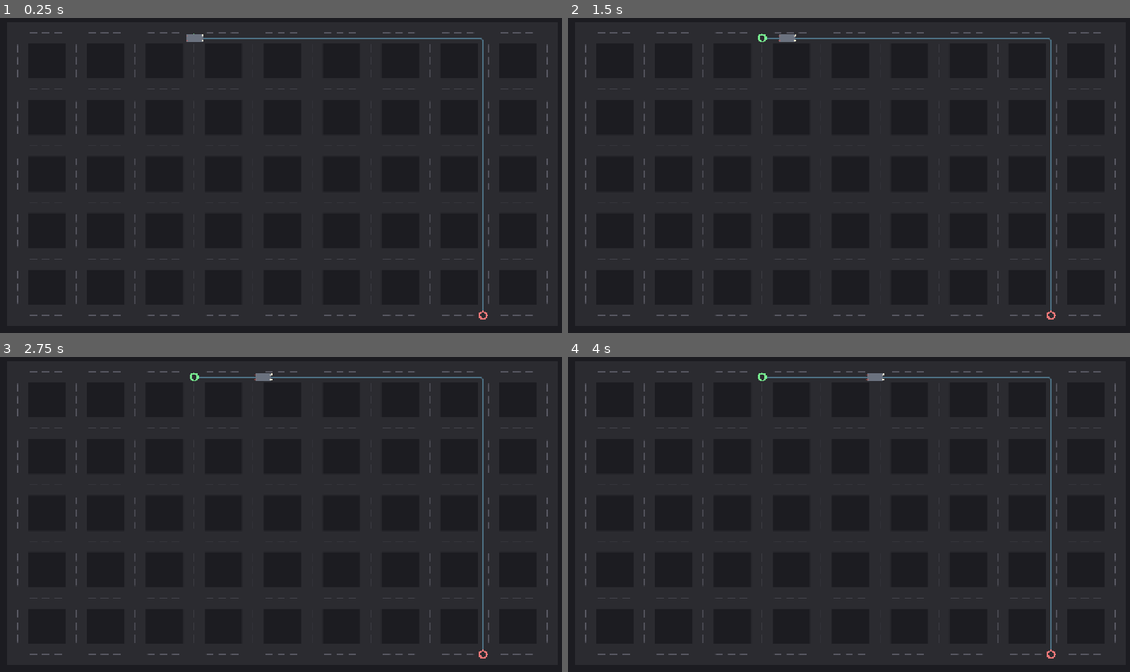
Above: before the commit, frames 1-4 (two rows, left to right).
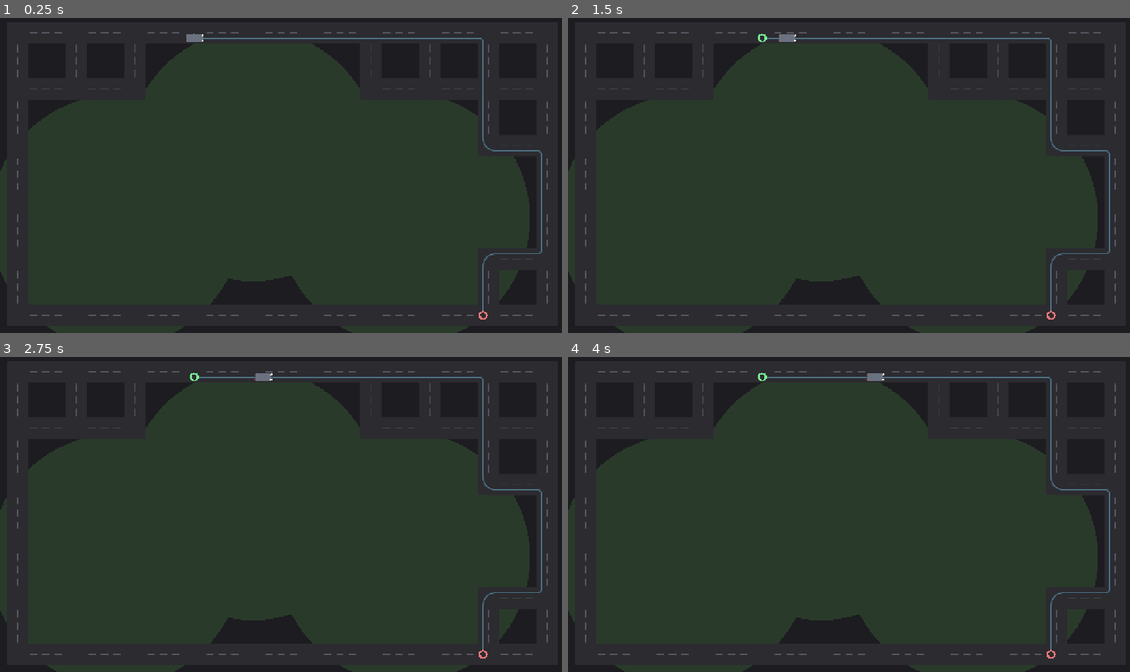
Above: after the commit, the same moments.

Repository: kristofsw/city-traffic-sim
Game: Godot game, scene res://scenes/main.tscn
Same seed, same stepped clock (60 frames per second), same inputs: the game is played once before the commit and once after it.
Inputs (mouse positions are in pixels of both pictures, inside the frame that each line leads up to):
- Up to frame 1 (0.25 s): no input
- Up to frame 2 (1.5 s): tap Enter at 0.5 s; move the mouse to (972, 159) at 0.52 s; hold Shift 0.53-1.25 s; click (972, 159) at 0.67 s; tap Space at 1.25 s; drag from (736, 191) to (820, 238) at 1.27 s
- Up to frame 3 (2.75 s): tap Enter at 2 s; move the mouse to (337, 442) at 2.02 s; tap Ctrl at 2.1 s; click (337, 442) at 2.17 s
- Up to frame 4 (4 s): tap Space at 2.75 s; drag from (820, 577) to (680, 464) at 2.77 s; tap Enter at 3.5 s; move the mouse to (1017, 561) at 3.52 s; tap Alt at 3.6 s; click (1017, 561) at 3.67 s

The runs differ from the first frame. In frame 1, 27% of the frame differs, in the area x 0-97%, y 8-100%; in frame 2, 27%; in frame 3, 27%; in frame 4, 27%.

Commit message:
feat: obstacle holes carve the grid interior for multi-turn paths
The uniform 4-neighbourhood grid made A* trivial: every path was a
one-turn L-shape because that's geometrically shortest on a grid. No
amount of tuning could fix this — the topology itself had no variety.

GridGenerator now carves obstacle_count (default 3) hole clusters of
obstacle_radius (default 2) hops out of the interior after building the
grid. Each hole is a BFS ball around a random interior seed; boundary
nodes are protected (never removed) so the perimeter ring stays intact.
Edges to removed nodes are cleaned from both directions. A connectivity
prune BFSs from the boundary and removes any node not reachable,
guaranteeing the remaining graph is fully connected — A* always finds a
path. Holes force A* to detour, producing genuine multi-turn routes.

GridGenerator exposes hole_centers (world positions) and hole_radius_px
so RoadGrid can draw a subtle green park fill (#2a3a2a) under the roads
at each hole.

Existing tests that assert exact node/edge counts on a full grid set
obstacle_count = 0 on their generators (they test trajectory/road-graph
logic, not hole-carving). Four new hole tests verify: nodes removed,
boundary preserved, graph stays connected, no dangling edges.

Runtime: default grid goes from 60 to 36 nodes; paths now route around
holes (7 hops along the boundary vs the old 5-hop L-shape). 92/92 pass.

Diff:
--- a/scripts/grid_generator.gd
+++ b/scripts/grid_generator.gd
@@ -19,12 +19,26 @@
 ## Fraction of block size to vary each step by (0..1). 0 = uniform grid,
 ## 0.25 = each step is 75%-125% of the base. Renormalized to fill the area.
 @export var block_jitter: float = 0.0
+## Number of obstacle hole clusters to carve out of the grid interior. 0 =
+## no holes. Holes force A* to detour, producing multi-turn paths instead
+## of trivial one-turn L-shapes.
+@export var obstacle_count: int = 3
+## Radius of each hole cluster in graph hops (adjacency steps). Radius 2
+## removes ~13 nodes in a diamond. Seeds are always interior (boundary is
+## preserved) and a connectivity prune removes any unreachable pockets.
+@export var obstacle_radius: int = 2
 
 var cols: int = 0
 var rows: int = 0
 var block_w: float = 0.0
 var block_h: float = 0.0
 var rng := RandomNumberGenerator.new()
+# World-space centers of carved hole clusters, for RoadGrid to draw as
+# park fills. Each entry is the average world position of the removed
+# nodes in that cluster.
+var hole_centers: Array[Vector2] = []
+# Approximate radius (px) of carved holes, for RoadGrid fill sizing.
+var hole_radius_px: float = 0.0
 # Cumulative x/y offsets from the margin origin (index 0 = 0.0). When
 # block_jitter == 0 these are computed uniformly (identical to the old
 # formula); when jitter > 0 each step varies and the array is renormalized
@@ -57,10 +71,133 @@
 				_connect(key, Vector2i(c + 1, r))
 			if r + 1 < rows:
 				_connect(key, Vector2i(c, r + 1))
+	# Carve obstacle holes out of the interior (boundary preserved). Each
+	# hole removes a cluster of nodes within obstacle_radius hops of a
+	# random interior seed, then a connectivity prune removes any pockets
+	# isolated by the carving. This forces A* to detour, producing multi-
+	# turn paths instead of trivial one-turn L-shapes.
+	_carve_holes()
 
 
 func world_pos(c: int, r: int) -> Vector2:
 	return Vector2(margin_px + _col_x[c], margin_px + _row_y[r])
+
+
+## Carve obstacle_count hole clusters out of the interior. Each hole is a
+## BFS ball of obstacle_radius hops around a random interior seed. Edges
+## to removed nodes are cleaned from both directions. After carving, a
+## connectivity prune BFSs from the boundary and removes any node not
+## reachable, guaranteeing the remaining graph is fully connected.
+func _carve_holes() -> void:
+	hole_centers = []
+	hole_radius_px = 0.0
+	if obstacle_count <= 0 or obstacle_radius <= 0:
+		return
+	if cols < 3 or rows < 3:
+		return  # too small to carve safely
+	var boundary := boundary_nodes()
+	var boundary_set: Dictionary = {}
+	for b in boundary:
+		boundary_set[b] = true
+	# Candidate seeds: interior nodes only (not boundary).
+	var interior: Array[Vector2i] = []
+	for c in range(1, cols - 1):
+		for r in range(1, rows - 1):
+			interior.append(Vector2i(c, r))
+	if interior.is_empty():
+		return
+	# Estimate the pixel radius of a hole (average of block_w/block_h * radius).
+	var avg_block: float = (block_w + block_h) * 0.5
+	hole_radius_px = avg_block * float(obstacle_radius)
+	for i in range(obstacle_count):
+		if interior.is_empty():
+			break
+		var seed: Vector2i = interior[rng.randi() % interior.size()]
+		# BFS up to obstacle_radius hops to collect the cluster.
+		var cluster := _bfs_ball(seed, obstacle_radius)
+		# Protect boundary nodes: never remove them (preserves the
+		# connected perimeter ring the spawner relies on). Only interior
+		# nodes in the cluster are carved.
+		var to_remove: Array[Vector2i] = []
+		for k in cluster:
+			if not boundary_set.has(k) and nodes.has(k):
+				to_remove.append(k)
+		# World-space center = average position of the nodes we'll remove.
+		var sum: Vector2 = Vector2.ZERO
+		var counted: int = 0
+		for k in to_remove:
+			sum += nodes[k]
+			counted += 1
+		if counted > 0:
+			hole_centers.append(sum / float(counted))
+		# Remove the cluster nodes + clean edges both directions.
+		for k in to_remove:
+			_remove_node(k)
+		# Remove carved nodes from the interior pool so the next seed
+		# doesn't land inside an existing hole.
+		interior = interior.filter(func(k): return not cluster.has(k))
+	# Connectivity prune: BFS from every boundary node, remove any node
+	# not reached (collapses isolated pockets a hole might create).
+	_prune_unreachable(boundary_set)
+
+
+## BFS ball of up to `radius` hops around `seed` on the current adjacency.
+## Returns the set of nodes (including the seed) within that radius.
+func _bfs_ball(seed: Vector2i, radius: int) -> Array[Vector2i]:
+	var out: Array[Vector2i] = []
+	if not edges.has(seed):
+		return out
+	var visited: Dictionary = {seed: 0}
+	var queue: Array[Vector2i] = [seed]
+	while not queue.is_empty():
+		var cur: Vector2i = queue.pop_front()
+		var d: int = visited[cur]
+		if d >= radius:
+			continue
+		for n in edges[cur]:
+			if not visited.has(n):
+				visited[n] = d + 1
+				queue.append(n)
+	for k in visited.keys():
+		out.append(k)
+	return out
+
+
+## Remove a node and clean its edges from both directions.
+func _remove_node(key: Vector2i) -> void:
+	if not nodes.has(key):
+		return
+	# Remove this node from every neighbor's edge list.
+	for n in edges[key]:
+		if edges.has(n):
+			edges[n].erase(key)
+	edges.erase(key)
+	nodes.erase(key)
+
+
+## Remove any node not reachable from the boundary. Guarantees the
+## remaining graph is fully connected (A* always finds a path).
+func _prune_unreachable(boundary_set: Dictionary) -> void:
+	# BFS from every surviving boundary node.
+	var visited: Dictionary = {}
+	var queue: Array[Vector2i] = []
+	for b in boundary_set.keys():
+		if nodes.has(b):
+			visited[b] = true
+			queue.append(b)
+	while not queue.is_empty():
+		var cur: Vector2i = queue.pop_front()
+		for n in edges[cur]:
+			if not visited.has(n):
+				visited[n] = true
+				queue.append(n)
+	# Remove any node not visited.
+	var to_remove: Array[Vector2i] = []
+	for k in nodes.keys():
+		if not visited.has(k):
+			to_remove.append(k)
+	for k in to_remove:
+		_remove_node(k)
 
 
 ## Build cumulative x/y offset arrays. Index 0 is always 0.0 (the margin is
--- a/scripts/road_grid.gd
+++ b/scripts/road_grid.gd
@@ -7,6 +7,7 @@
 
 const ASPHALT_COLOR := Color(0.168, 0.168, 0.188, 1)  # #2b2b30
 const LANE_MARK_COLOR := Color(0.353, 0.353, 0.392, 1)  # #5a5a64
+const PARK_COLOR := Color(0.165, 0.227, 0.165, 1)  # #2a3a2a subtle park fill
 const DEBUG_NODE_COLOR := Color(1.0, 0.85, 0.30, 0.9)
 const DEBUG_EDGE_COLOR := Color(0.30, 0.70, 1.0, 0.6)
 const ROUTE_LINE_COLOR := Color(0.50, 0.85, 1.0, 0.40)  # #7fd8ff ~40%
@@ -66,6 +67,13 @@
 func _draw() -> void:
 	if graph == null:
 		return
+	# Park fills for carved obstacle holes (drawn under roads so road
+	# edges around holes render cleanly).
+	if generator is GridGenerator:
+		var grid := generator as GridGenerator
+		for center in grid.hole_centers:
+			var r: float = grid.hole_radius_px + road_width * 0.5
+			draw_circle(center, r, PARK_COLOR)
 	# Road surface + lane markings: single pass over edges (each edge once).
 	for key in graph.edges:
 		var from: Vector2 = graph.world_of(key)
--- a/tests/unit/test_grid_generator.gd
+++ b/tests/unit/test_grid_generator.gd
@@ -7,6 +7,7 @@
 	gen.screen_size = Vector2(1280, 720)
 	gen.margin_px = 40.0
 	gen.target_block_size = 128.0
+	gen.obstacle_count = 0
 	gen.generate()
 	# inner_w = 1200, inner_h = 640; cols = floor(1200/128)+1 = 10, rows = floor(640/128)+1 = 6
 	assert_eq(gen.cols, 10, "cols should be 10 for 1280px width with 128px blocks")
@@ -18,6 +19,7 @@
 	gen.screen_size = Vector2(1280, 720)
 	gen.margin_px = 40.0
 	gen.target_block_size = 128.0
+	gen.obstacle_count = 0
 	gen.generate()
 	var inner_w := 1280.0 - 80.0
 	var inner_h := 720.0 - 80.0
@@ -34,6 +36,7 @@
 
 func test_node_count() -> void:
 	var gen := GridGenerator.new()
+	gen.obstacle_count = 0
 	gen.generate()
 	assert_eq(gen.nodes.size(), gen.cols * gen.rows, "node count should be cols * rows")
 
@@ -43,6 +46,7 @@
 	gen.screen_size = Vector2(1280, 720)
 	gen.margin_px = 40.0
 	gen.target_block_size = 128.0
+	gen.obstacle_count = 0
 	gen.generate()
 	# Corner node (0,0) should have 2 neighbors.
 	assert_eq(gen.edges[Vector2i(0, 0)].size(), 2, "corner node should have 2 neighbors")
@@ -57,6 +61,7 @@
 	gen.screen_size = Vector2(1280, 720)
 	gen.margin_px = 40.0
 	gen.target_block_size = 128.0
+	gen.obstacle_count = 0
 	gen.generate()
 	var boundary := gen.boundary_nodes()
 	# Boundary count = 2*cols + 2*(rows-2) = perimeter
@@ -75,6 +80,7 @@
 	gen.screen_size = Vector2(1280, 720)
 	gen.margin_px = 40.0
 	gen.target_block_size = 128.0
+	gen.obstacle_count = 0
 	gen.generate()
 	var far := gen.far_from(Vector2i(5, 3), 6)
 	for key in far:
@@ -87,6 +93,7 @@
 	gen.screen_size = Vector2(100, 720)
 	gen.margin_px = 40.0
 	gen.target_block_size = 128.0
+	gen.obstacle_count = 0
 	gen.generate()
 	assert_gte(gen.cols, 1, "cols should be at least 1")
 	assert_gte(gen.rows, 1, "rows should be at least 1")
@@ -138,3 +145,81 @@
 	gen.generate()
 	var inner_h: float = gen.screen_size.y - 2.0 * gen.margin_px
 	assert_almost_eq(gen._row_y[gen.rows - 1], inner_h, 0.5, "y offsets must fill inner_h")
+
+
+func test_obstacle_holes_remove_nodes() -> void:
+	var gen := GridGenerator.new()
+	gen.screen_size = Vector2(1280, 720)
+	gen.margin_px = 40.0
+	gen.target_block_size = 128.0
+	gen.obstacle_count = 3
+	gen.obstacle_radius = 2
+	gen.rng.seed = 42
+	gen.generate()
+	var full_count: int = gen.cols * gen.rows
+	assert_lt(
+		gen.nodes.size(),
+		full_count,
+		"obstacle holes should remove nodes (got %d of %d)" % [gen.nodes.size(), full_count]
+	)
+	assert_gt(gen.hole_centers.size(), 0, "hole_centers should be populated")
+
+
+func test_obstacle_holes_preserve_boundary() -> void:
+	var gen := GridGenerator.new()
+	gen.screen_size = Vector2(1280, 720)
+	gen.margin_px = 40.0
+	gen.target_block_size = 128.0
+	gen.obstacle_count = 3
+	gen.obstacle_radius = 2
+	gen.rng.seed = 42
+	gen.generate()
+	var boundary := gen.boundary_nodes()
+	for b in boundary:
+		assert_true(gen.nodes.has(b), "boundary node %s should survive hole carving" % b)
+
+
+func test_obstacle_holes_graph_stays_connected() -> void:
+	var gen := GridGenerator.new()
+	gen.screen_size = Vector2(1280, 720)
+	gen.margin_px = 40.0
+	gen.target_block_size = 128.0
+	gen.obstacle_count = 3
+	gen.obstacle_radius = 2
+	gen.rng.seed = 42
+	gen.generate()
+	# BFS from the first surviving boundary node; every remaining node
+	# must be reachable (the connectivity prune guarantees this).
+	var boundary := gen.boundary_nodes()
+	assert_gt(boundary.size(), 0, "should have boundary nodes")
+	var start: Vector2i = boundary[0]
+	var visited: Dictionary = {start: true}
+	var queue: Array[Vector2i] = [start]
+	while not queue.is_empty():
+		var cur: Vector2i = queue.pop_front()
+		for n in gen.edges[cur]:
+			if not visited.has(n):
+				visited[n] = true
+				queue.append(n)
+	assert_eq(
+		visited.size(),
+		gen.nodes.size(),
+		"all remaining nodes should be reachable from boundary (graph connected)"
+	)
+
+
+func test_obstacle_holes_no_dangling_edges() -> void:
+	var gen := GridGenerator.new()
+	gen.screen_size = Vector2(1280, 720)
+	gen.margin_px = 40.0
+	gen.target_block_size = 128.0
+	gen.obstacle_count = 3
+	gen.obstacle_radius = 2
+	gen.rng.seed = 42
+	gen.generate()
+	for key in gen.edges:
+		for n in gen.edges[key]:
+			assert_true(
+				gen.nodes.has(n),
+				"edge target %s of %s should still exist (no dangling edges)" % [n, key]
+			)
--- a/tests/unit/test_integration.gd
+++ b/tests/unit/test_integration.gd
@@ -8,6 +8,7 @@
 	gen.screen_size = Vector2(1280, 720)
 	gen.margin_px = 40.0
 	gen.target_block_size = 128.0
+	gen.obstacle_count = 0  # predictable full grid for invariant test
 	gen.generate()
 	var graph := RoadGraph.new()
 	graph.build(gen)
@@ -68,6 +69,7 @@
 	gen.screen_size = Vector2(1280, 720)
 	gen.margin_px = 40.0
 	gen.target_block_size = 128.0
+	gen.obstacle_count = 0  # predictable full grid for contiguity test
 	gen.generate()
 	var graph := RoadGraph.new()
 	graph.build(gen)
--- a/tests/unit/test_map_generator.gd
+++ b/tests/unit/test_map_generator.gd
@@ -18,6 +18,7 @@
 	gen.screen_size = Vector2(1280, 720)
 	gen.margin_px = 40.0
 	gen.target_block_size = 128.0
+	gen.obstacle_count = 0  # predictable full grid for contract test
 	gen.generate()
 	# Contract: nodes and edges populated.
 	assert_gt(gen.nodes.size(), 0, "generate() should populate nodes")
@@ -37,6 +38,7 @@
 	# RoadGraph.build is typed MapGenerator; pass a GridGenerator (subclass)
 	# through the base type to verify the seam.
 	var gen: MapGenerator = GridGenerator.new()
+	(gen as GridGenerator).obstacle_count = 0  # predictable full grid
 	gen.generate()
 	var graph := RoadGraph.new()
 	graph.build(gen)
--- a/tests/unit/test_road_graph.gd
+++ b/tests/unit/test_road_graph.gd
@@ -7,6 +7,7 @@
 	gen.screen_size = Vector2(400, 400)
 	gen.margin_px = 40.0
 	gen.target_block_size = 128.0
+	gen.obstacle_count = 0  # predictable full grid for pathfinding tests
 	gen.generate()
 	var graph := RoadGraph.new()
 	graph.build(gen)
@@ -15,6 +16,7 @@
 
 func test_build_copies_data() -> void:
 	var gen := GridGenerator.new()
+	gen.obstacle_count = 0  # predictable full grid
 	gen.generate()
 	var graph := RoadGraph.new()
 	graph.build(gen)
--- a/tests/unit/test_trajectory.gd
+++ b/tests/unit/test_trajectory.gd
@@ -138,6 +138,7 @@
 	gen.screen_size = Vector2(400, 400)
 	gen.margin_px = 40.0
 	gen.target_block_size = 128.0
+	gen.obstacle_count = 0  # predictable full grid so (1,1) exists
 	gen.generate()
 	var graph := RoadGraph.new()
 	graph.build(gen)
--- a/tests/unit/test_trajectory_builder.gd
+++ b/tests/unit/test_trajectory_builder.gd
@@ -7,6 +7,7 @@
 	gen.screen_size = Vector2(400, 400)
 	gen.margin_px = 40.0
 	gen.target_block_size = 128.0
+	gen.obstacle_count = 0  # predictable full grid for trajectory tests
 	gen.generate()
 	var graph := RoadGraph.new()
 	graph.build(gen)
--- a/tests/unit/test_vehicle_spawner.gd
+++ b/tests/unit/test_vehicle_spawner.gd
@@ -11,6 +11,7 @@
 	gen.screen_size = Vector2(1280, 720)
 	gen.margin_px = 40.0
 	gen.target_block_size = 128.0
+	gen.obstacle_count = 0  # predictable full grid for spawn policy tests
 	gen.generate()
 	var graph := RoadGraph.new()
 	graph.build(gen)
